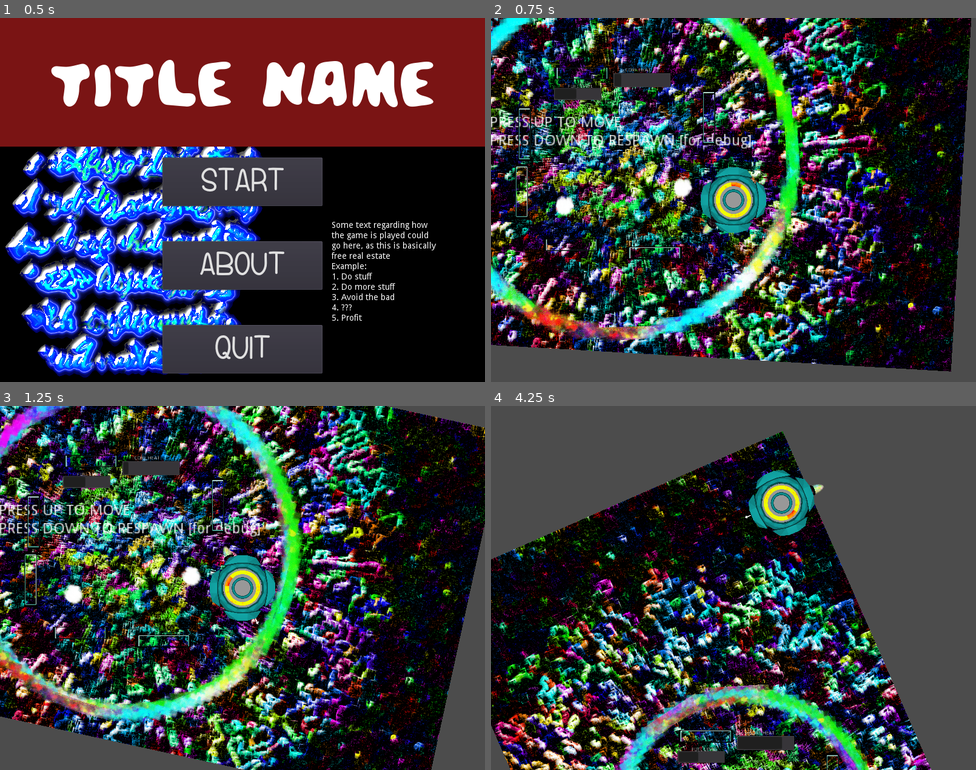
Above: before the commit, frames 1-4 (two rows, left to right).
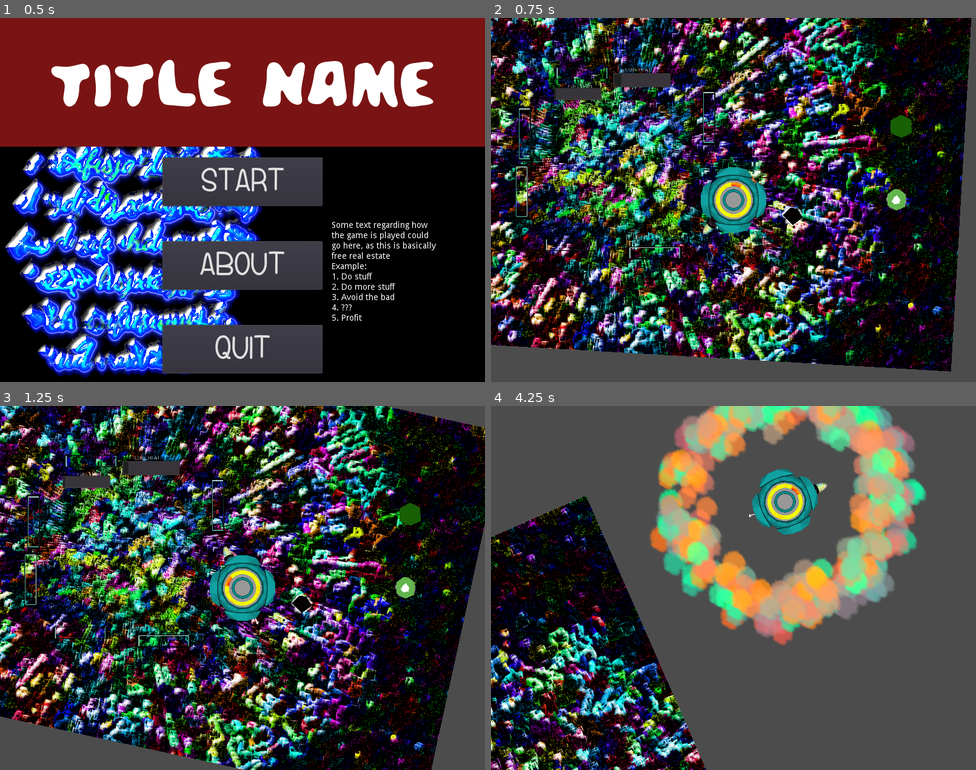
Above: after the commit, the same moments.

Repository: ktosox/Wild_Jam_01_2019
Game: Godot game, scene res://Scenes_N_Scripts/Menu_Scene.tscn
The game is run twice, just before and just after one commit, with the same random seed, the same clock (stepped at 60 frames per second) and the same inputs.
Inputs:
- Up to frame 1 (0.5 s): no input
- Up to frame 2 (0.75 s): click "START" at 0.5 s
- Up to frame 3 (1.25 s): no input
- Up to frame 4 (4.25 s): hold Up (ui_up) 1.28-2.03 s; hold Down (ui_down) 2.03-2.78 s; hold Up (ui_up) from 2.78 s (still down)

Frame 1 is identical in both runs. In frame 2, 8.2% of the frame differs, in the area x 0-87%, y 0-89%; in frame 3, 9.3%; in frame 4, 64%, in the area x 0-91%, y 0-100%.

Commit message:
projectile classes added, death state added

Diff:
--- /dev/null
+++ b/Bomb.gd
@@ -0,0 +1,17 @@
+extends Node2D
+
+# class member variables go here, for example:
+# var a = 2
+# var b = "textvar"
+
+func _ready():
+	# Called when the node is added to the scene for the first time.
+	# Initialization here
+	$Projectile.gameScenePointer = get_parent()
+	$Projectile.projectileType = 2
+	pass
+
+#func _process(delta):
+#	# Called every frame. Delta is time since last frame.
+#	# Update game logic here.
+#	pass
--- /dev/null
+++ b/Loop.gd
@@ -0,0 +1,17 @@
+extends Node2D
+
+# class member variables go here, for example:
+# var a = 2
+# var b = "textvar"
+
+func _ready():
+	# Called when the node is added to the scene for the first time.
+	# Initialization here
+	$Projectile.gameScenePointer = get_parent()
+	$Projectile.projectileType = 3
+	pass
+
+#func _process(delta):
+#	# Called every frame. Delta is time since last frame.
+#	# Update game logic here.
+#	pass
--- /dev/null
+++ b/Resources/Artwork/Player/player_particle_death.tres
@@ -0,0 +1,53 @@
+[gd_resource type="ParticlesMaterial" load_steps=3 format=2]
+
+[sub_resource type="Gradient" id=1]
+
+offsets = PoolRealArray( 0, 0.420118, 1 )
+colors = PoolColorArray( 0, 0.90625, 1, 1, 1, 0.863281, 0.453125, 0.646431, 0.413915, 0.215149, 0.734375, 0.596706 )
+_sections_unfolded = [ "Resource" ]
+
+[sub_resource type="GradientTexture" id=2]
+
+flags = 4
+gradient = SubResource( 1 )
+width = 300
+
+[resource]
+
+render_priority = 0
+trail_divisor = 1
+emission_shape = 1
+emission_sphere_radius = 90.0
+flag_align_y = false
+flag_rotate_y = false
+flag_disable_z = true
+spread = 180.0
+flatness = 0.0
+gravity = Vector3( 0, 0, 0 )
+initial_velocity = 300.0
+initial_velocity_random = 0.0
+angular_velocity = 0.0
+angular_velocity_random = 0.0
+orbit_velocity = 0.0
+orbit_velocity_random = 0.0
+linear_accel = -30.0
+linear_accel_random = 0.0
+radial_accel = 60.0
+radial_accel_random = 0.0
+tangential_accel = 0.0
+tangential_accel_random = 0.0
+damping = 0.0
+damping_random = 0.0
+angle = 0.0
+angle_random = 0.0
+scale = 3.0
+scale_random = 0.3
+color_ramp = SubResource( 2 )
+hue_variation = 0.2
+hue_variation_random = 1.0
+anim_speed = 0.0
+anim_speed_random = 0.0
+anim_offset = 0.0
+anim_offset_random = 0.0
+anim_loop = false
+_sections_unfolded = [ "Color", "Damping", "Emission Shape", "Flags", "Gravity", "Hue Variation", "Initial Velocity", "Linear Accel", "Radial Accel", "Scale", "Spread", "Trail" ]
--- /dev/null
+++ b/Scenes_N_Scripts/Bomb.tscn
@@ -0,0 +1,25 @@
+[gd_scene load_steps=3 format=2]
+
+[ext_resource path="res://Bomb.gd" type="Script" id=1]
+[ext_resource path="res://Scenes_N_Scripts/Projectile.tscn" type="PackedScene" id=2]
+
+[node name="Bomb" type="Node2D"]
+
+script = ExtResource( 1 )
+
+[node name="Projectile" parent="." index="0" instance=ExtResource( 2 )]
+
+[node name="Polygon2D" type="Polygon2D" parent="." index="1"]
+
+polygon = PoolVector2Array( -8.04138, -21.3411, -28.1887, -0.317848, 0.134323, 27.1292, 27.8733, 5.81393, 12.3979, -19.2972 )
+uv = PoolVector2Array(  )
+color = Color( 0.015625, 0.00762939, 0.00762939, 1 )
+vertex_colors = PoolColorArray(  )
+offset = Vector2( 0, 0 )
+antialiased = false
+texture = null
+texture_offset = Vector2( 0, 0 )
+texture_scale = Vector2( 1, 1 )
+texture_rotation_degrees = 0.0
+invert_enable = false
+invert_border = 100.0
--- /dev/null
+++ b/Scenes_N_Scripts/FuelCanister.gd
@@ -0,0 +1,18 @@
+extends Node2D
+
+# class member variables go here, for example:
+# var a = 2
+# var b = "textvar"
+
+func _ready():
+	# Called when the node is added to the scene for the first time.
+	# Initialization here
+	$Projectile.gameScenePointer = get_parent()
+	$Projectile.projectileType = 1
+
+	pass
+
+#func _process(delta):
+#	# Called every frame. Delta is time since last frame.
+#	# Update game logic here.
+#	pass
--- /dev/null
+++ b/Scenes_N_Scripts/FuelCanister.tscn
@@ -0,0 +1,27 @@
+[gd_scene load_steps=3 format=2]
+
+[ext_resource path="res://Scenes_N_Scripts/FuelCanister.gd" type="Script" id=1]
+[ext_resource path="res://Scenes_N_Scripts/Projectile.tscn" type="PackedScene" id=2]
+
+[node name="FuelCanister" type="Node2D" index="0"]
+
+script = ExtResource( 1 )
+
+[node name="Projectile" parent="." index="0" instance=ExtResource( 2 )]
+
+[node name="Polygon2D" type="Polygon2D" parent="." index="1"]
+
+position = Vector2( -3.86751, 1.09077 )
+scale = Vector2( 1.53333, 1.03488 )
+polygon = PoolVector2Array( -17.385, -15.2093, -16.8011, 18.9535, 3.18118, 31.0858, 22.0335, 18.0775, 19.9896, -18.7132, 1.8376, -31.2687 )
+uv = PoolVector2Array(  )
+color = Color( 0.0918704, 0.378906, 0.0222015, 1 )
+vertex_colors = PoolColorArray(  )
+offset = Vector2( 0, 0 )
+antialiased = false
+texture = null
+texture_offset = Vector2( 0, 0 )
+texture_scale = Vector2( 1, 1 )
+texture_rotation_degrees = 0.0
+invert_enable = false
+invert_border = 100.0
--- a/Scenes_N_Scripts/GameScene.gd
+++ b/Scenes_N_Scripts/GameScene.gd
@@ -1,6 +1,6 @@
 extends Node
 
-var fuelLevel = 500
+var fuelLevel = 50
 var corePowerLevel = 50
 var coreSlowDownRate = 20
 var playerBase = load("res://Scenes_N_Scripts/Player.tscn") # Load Player Scene
@@ -28,11 +28,19 @@
 	$Player.updateCoreRotation(corePowerLevel)
 	$CoreEnergyBar.value = corePowerLevel
 	$FuelLEvelBar.value = fuelLevel
+	if(fuelLevel<30):
+		fuelLevel += 300
+		$Player.deathEvent(10)
 	#decrease fuel and power * delta
 	#send updated values to Player
 	pass
 
 func process_collision(projectile):
-	if (projectile.ProjectileType == 1):
-		fuelLevel +=50
-		projectile.ToBeRemoved = true
+	if (projectile.projectileType == 1):
+		fuelLevel +=90
+		print("FUEL")
+	if (projectile.projectileType == 2):
+		print("BOOM")
+	if (projectile.projectileType == 3):
+		print("LOOP")
+	projectile.unLive()
--- a/Scenes_N_Scripts/GameScene.tscn
+++ b/Scenes_N_Scripts/GameScene.tscn
@@ -6,9 +6,11 @@
 [ext_resource path="res://Scenes_N_Scripts/Wall1.tscn" type="PackedScene" id=4]
 [ext_resource path="res://Scenes_N_Scripts/Wall2.tscn" type="PackedScene" id=5]
 [ext_resource path="res://Scenes_N_Scripts/RainbowNado.tscn" type="PackedScene" id=6]
-[ext_resource path="res://Scenes_N_Scripts/Projectile.tscn" type="PackedScene" id=7]
+[ext_resource path="res://Scenes_N_Scripts/FuelCanister.tscn" type="PackedScene" id=7]
+[ext_resource path="res://Scenes_N_Scripts/Loop.tscn" type="PackedScene" id=8]
+[ext_resource path="res://Scenes_N_Scripts/Bomb.tscn" type="PackedScene" id=9]
 
-[node name="MainGameNode" type="Node" index="0"]
+[node name="MainGameNode" type="Node"]
 
 script = ExtResource( 1 )
 
@@ -25,6 +27,7 @@
 
 [node name="Label" type="Label" parent="." index="2"]
 
+visible = false
 anchor_left = 0.0
 anchor_top = 0.0
 anchor_right = 0.0
@@ -73,6 +76,7 @@
 
 [node name="RainbowNado" parent="." index="9" instance=ExtResource( 6 )]
 
+visible = false
 scale = Vector2( 0.6, 0.6 )
 
 [node name="CoreEnergyBar" type="ProgressBar" parent="." index="10"]
@@ -169,10 +173,14 @@
 lines_skipped = 0
 max_lines_visible = -1
 
-[node name="Projectile2" parent="." index="14" instance=ExtResource( 7 )]
+[node name="FuelCanister" parent="." index="14" instance=ExtResource( 7 )]
 
-position = Vector2( 178.611, 78.4384 )
+position = Vector2( 790.744, -96.0569 )
 
-[node name="Projectile" parent="." index="15" instance=ExtResource( 7 )]
+[node name="Loop" parent="." index="15" instance=ExtResource( 8 )]
 
-position = Vector2( -152.24, 128.913 )
+position = Vector2( 778.156, 110.381 )
+
+[node name="Bomb" parent="." index="16" instance=ExtResource( 9 )]
+
+position = Vector2( 486.987, 154.894 )
--- /dev/null
+++ b/Scenes_N_Scripts/Loop.tscn
@@ -0,0 +1,25 @@
+[gd_scene load_steps=3 format=2]
+
+[ext_resource path="res://Loop.gd" type="Script" id=1]
+[ext_resource path="res://Scenes_N_Scripts/Projectile.tscn" type="PackedScene" id=2]
+
+[node name="Loop" type="Node2D"]
+
+script = ExtResource( 1 )
+
+[node name="Projectile" parent="." index="0" instance=ExtResource( 2 )]
+
+[node name="Polygon2D" type="Polygon2D" parent="." index="1"]
+
+polygon = PoolVector2Array( -0.157669, -11.9974, 3.05423, -29.5168, -5.99745, -29.8088, -25.2688, -15.2093, -26.4367, 16.0336, -1.03363, 31.217, 23.2015, 20.7054, 25.8294, -13.7494, 5.97412, -29.2248, -3.07756, -21.3411, 0.718307, -11.7054, 10.062, 0.266132, 7.43407, 11.3617, -7.16541, 13.4057, -13.8812, 4.93797, -8.33337, -4.98968 )
+uv = PoolVector2Array(  )
+color = Color( 0.392005, 0.710938, 0.302704, 1 )
+vertex_colors = PoolColorArray(  )
+offset = Vector2( 0, 0 )
+antialiased = false
+texture = null
+texture_offset = Vector2( 0, 0 )
+texture_scale = Vector2( 1, 1 )
+texture_rotation_degrees = 0.0
+invert_enable = false
+invert_border = 100.0
--- a/Scenes_N_Scripts/Menu_Scene.tscn
+++ b/Scenes_N_Scripts/Menu_Scene.tscn
@@ -5,7 +5,7 @@
 [ext_resource path="res://Resources/Fonts/Menu/Menu_Title_Font.tres" type="DynamicFont" id=3]
 [ext_resource path="res://Scenes_N_Scripts/Menu_Button.tscn" type="PackedScene" id=4]
 
-[node name="Menu_Scene" type="Node" index="0"]
+[node name="Menu_Scene" type="Node"]
 
 script = ExtResource( 1 )
 
--- a/Scenes_N_Scripts/Player.gd
+++ b/Scenes_N_Scripts/Player.gd
@@ -2,13 +2,13 @@
 
 var GameScenePointer
 var ScreenScrollSpeed = 50
+
 
 # class member variables go here, for example:
 # var a = 2
 # var b = "textvar"
 
 func _ready():
-
 	# Called when the node is added to the scene for the first time.
 	# Initialization here
 	pass
@@ -24,3 +24,8 @@
 	$PlayerShip/Body/Body_core/AnimationPlayer.playback_speed = value/50
 	#adjust playback speed of core rotation animation here
 	pass
+
+func deathEvent(type):
+	$PlayerShip/DeathSmoke.restart()
+	$PlayerShip.alive = false
+	pass
--- a/Scenes_N_Scripts/Player.tscn
+++ b/Scenes_N_Scripts/Player.tscn
@@ -10,15 +10,16 @@
 [ext_resource path="res://Resources/Artwork/Player/Space_Ship_body_top.png" type="Texture" id=8]
 [ext_resource path="res://Resources/Audio/pick_up_best.wav" type="AudioStream" id=9]
 [ext_resource path="res://Resources/Artwork/Player/ship_body.png" type="Texture" id=10]
-
-[sub_resource type="RectangleShape2D" id=3]
+[ext_resource path="res://Resources/Artwork/Player/player_particle_death.tres" type="Material" id=11]
+[ext_resource path="res://Resources/Artwork/Effects/smoke1.png" type="Texture" id=12]
+
+[sub_resource type="RectangleShape2D" id=1]
 
 custom_solver_bias = 0.0
 extents = Vector2( 5.37512, 10 )
 
-[sub_resource type="Animation" id=1]
-
-resource_name = "Rotation"
+[sub_resource type="Animation" id=2]
+
 length = 2.0
 loop = true
 step = 0.1
@@ -48,7 +49,6 @@
 
 [node name="Camera2D" type="Camera2D" parent="." index="0"]
 
-visible = false
 anchor_mode = 1
 rotating = false
 current = true
@@ -88,11 +88,12 @@
 [node name="CollisionShape2D" type="CollisionShape2D" parent="Camera2D/Area2D" index="0"]
 
 scale = Vector2( 6.17575, 2.76193 )
-shape = SubResource( 3 )
+shape = SubResource( 1 )
 _sections_unfolded = [ "Transform" ]
 
 [node name="PlayerShip" type="RigidBody2D" parent="." index="1"]
 
+editor/display_folded = true
 input_pickable = false
 collision_layer = 1
 collision_mask = 1
@@ -116,6 +117,7 @@
 
 [node name="Engine" type="Node2D" parent="PlayerShip" index="0"]
 
+editor/display_folded = true
 scale = Vector2( 0.3, 0.3 )
 script = ExtResource( 3 )
 _sections_unfolded = [ "Transform", "Visibility" ]
@@ -158,6 +160,7 @@
 
 [node name="Body" type="Node2D" parent="PlayerShip" index="1"]
 
+editor/display_folded = true
 scale = Vector2( 0.17, 0.17 )
 _sections_unfolded = [ "Transform" ]
 
@@ -178,7 +181,7 @@
 playback_process_mode = 1
 playback_default_blend_time = 0.0
 playback_speed = 1.0
-anims/Rotation = SubResource( 1 )
+anims/Rotation = SubResource( 2 )
 blend_times = [  ]
 
 [node name="Body_top" type="Sprite" parent="PlayerShip/Body" index="2"]
@@ -212,3 +215,26 @@
 __meta__ = {
 "_edit_lock_": true
 }
+
+[node name="DeathSmoke" type="Particles2D" parent="PlayerShip" index="5"]
+
+scale = Vector2( 0.45, 0.45 )
+emitting = false
+amount = 360
+lifetime = 3.0
+one_shot = true
+preprocess = 0.0
+speed_scale = 2.0
+explosiveness = 0.85
+randomness = 0.0
+fixed_fps = 0
+fract_delta = true
+visibility_rect = Rect2( -100, -100, 200, 200 )
+local_coords = true
+draw_order = 0
+process_material = ExtResource( 11 )
+texture = ExtResource( 12 )
+normal_map = null
+h_frames = 1
+v_frames = 1
+_sections_unfolded = [ "Drawing", "Process Material", "Textures", "Time", "Transform", "Z Index" ]
--- a/Scenes_N_Scripts/PlayerShip.gd
+++ b/Scenes_N_Scripts/PlayerShip.gd
@@ -1,4 +1,6 @@
 extends RigidBody2D
+
+var alive = true
 
 var speed = 5000
 var velocity = Vector2()
@@ -24,6 +26,6 @@
 		$Engine.spinNotLocked = true # unlock engine spin
 
 func _physics_process(delta):
-	get_input()
-	#maybe get_translatiin as offset?
-	apply_impulse(Vector2(0,0),velocity)
+	if(alive):
+		get_input()
+		apply_impulse(Vector2(0,0),velocity)
--- a/Scenes_N_Scripts/Projectile.gd
+++ b/Scenes_N_Scripts/Projectile.gd
@@ -1,9 +1,9 @@
 extends Node2D
 
-var GameScenePointer # pointer to game scene
-var ProjectileType = 1 # 1 for item, 2 for projectile
-var Launched = false # has this projectile been started yet
-var ToBeRemoved = false
+var gameScenePointer # pointer to game scene
+var projectileType  # 1 for item, 2 for projectile
+var launched = false # has this projectile been started yet
+var toBeRemoved = false #clean up var
 # always false at start
 
 # class member variables go here, for example:
@@ -11,13 +11,13 @@
 # var b = "textvar"
 
 func _ready():
-	GameScenePointer = get_parent()
+	gameScenePointer = get_parent()
 	# Called when the node is added to the scene for the first time.
 	# Initialization here
 	pass
 
 func _process(delta):
-	if(ToBeRemoved):
+	if(toBeRemoved):
 		self.free()
 #	# Called every frame. Delta is time since last frame.
 #	# Update game logic here.
@@ -26,5 +26,9 @@
 
 func _on_Collision_Area_body_entered(body):
 		#if (body == ):
-	GameScenePointer.process_collision(self)
+	gameScenePointer.process_collision(self)
 	pass # replace with function body
+
+func unLive():
+	toBeRemoved = true
+	pass
--- a/Scenes_N_Scripts/Projectile.tscn
+++ b/Scenes_N_Scripts/Projectile.tscn
@@ -1,33 +1,14 @@
-[gd_scene load_steps=5 format=2]
+[gd_scene load_steps=4 format=2]
 
 [ext_resource path="res://Scenes_N_Scripts/Projectile.gd" type="Script" id=1]
 [ext_resource path="res://Resources/Artwork/Effects/smoke1.png" type="Texture" id=2]
-
-[sub_resource type="Animation" id=2]
-
-resource_name = "BasicSpin"
-length = 0.6
-loop = true
-step = 0.3
-tracks/0/type = "value"
-tracks/0/path = NodePath(".:rotation_degrees")
-tracks/0/interp = 1
-tracks/0/loop_wrap = true
-tracks/0/imported = false
-tracks/0/enabled = true
-tracks/0/keys = {
-"times": PoolRealArray( 0, 0.3, 0.6 ),
-"transitions": PoolRealArray( 1, 1, 1 ),
-"update": 0,
-"values": [ 0.0, 180.0, 360.0 ]
-}
 
 [sub_resource type="CircleShape2D" id=1]
 
 custom_solver_bias = 0.0
 radius = 33.3291
 
-[node name="Projectile" type="Node2D"]
+[node name="Projectile" type="Node2D" index="0"]
 
 script = ExtResource( 1 )
 
@@ -37,17 +18,7 @@
 texture = ExtResource( 2 )
 _sections_unfolded = [ "Transform" ]
 
-[node name="SpriteSpinner" type="AnimationPlayer" parent="Sprite" index="0"]
-
-root_node = NodePath("..")
-autoplay = "BasicSpin"
-playback_process_mode = 1
-playback_default_blend_time = 0.0
-playback_speed = 1.0
-anims/BasicSpin = SubResource( 2 )
-blend_times = [  ]
-
-[node name="Collision_Area" type="Area2D" parent="." index="1"]
+[node name="ProjectileArea" type="Area2D" parent="." index="1"]
 
 input_pickable = true
 gravity_vec = Vector2( 0, 1 )
@@ -57,8 +28,8 @@
 audio_bus_override = false
 audio_bus_name = "Master"
 
-[node name="CollisionShape2D" type="CollisionShape2D" parent="Collision_Area" index="0"]
+[node name="CollisionShape2D" type="CollisionShape2D" parent="ProjectileArea" index="0"]
 
 shape = SubResource( 1 )
 
-[connection signal="body_entered" from="Collision_Area" to="." method="_on_Collision_Area_body_entered"]
+[connection signal="body_entered" from="ProjectileArea" to="." method="_on_Collision_Area_body_entered"]
Not shown: 1 places in Scenes_N_Scripts/GameScene.tscn that only renumber resources
Not shown: 3 places in Scenes_N_Scripts/Player.tscn that only renumber resources
